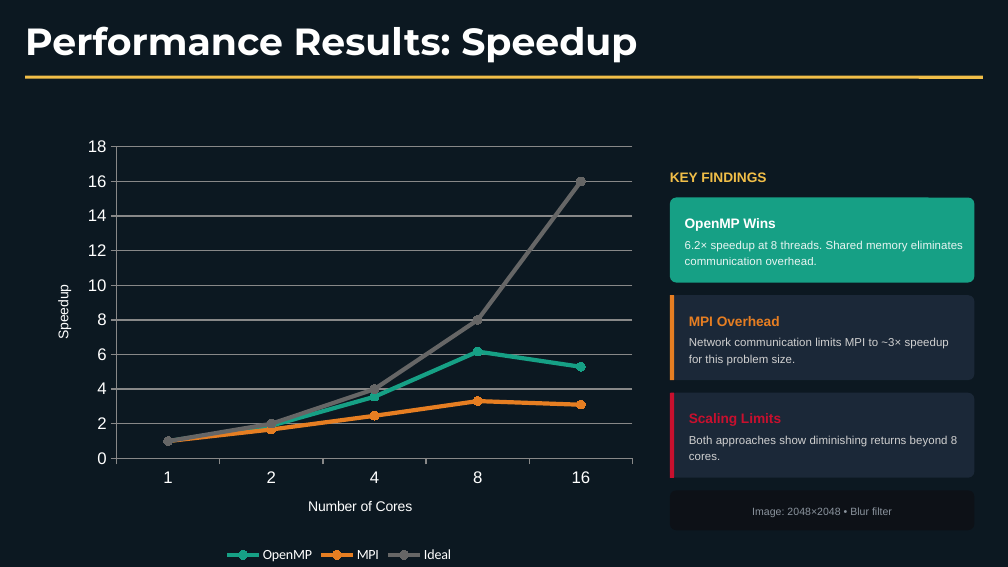
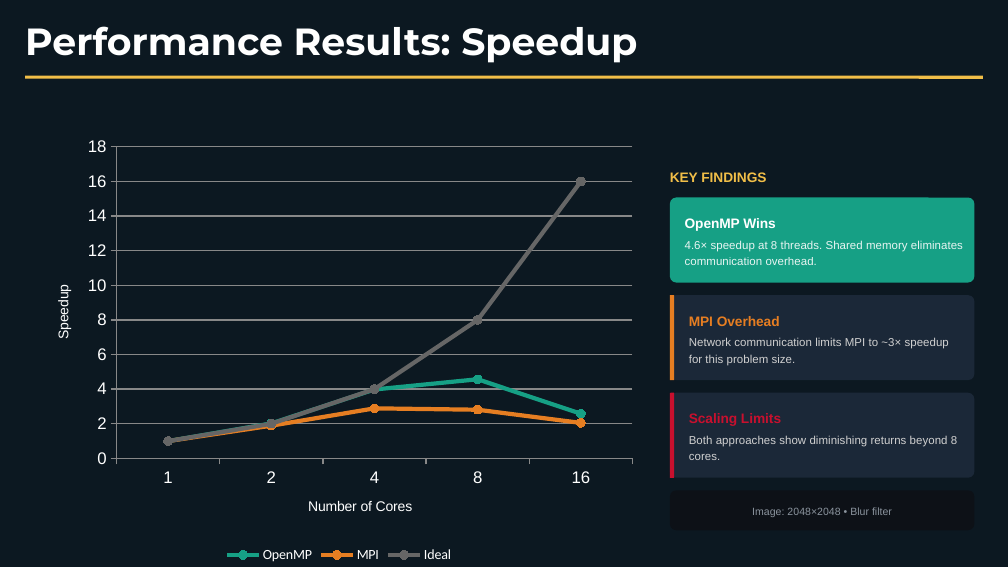
Before and after one commit to priedieux/HPC_Final_Proj, a slide deck: slide 5 of parallel_image_processing.pptx. Drawn at 1008x567 pixels with LibreOffice and Linux fonts; fonts in the diff are those of the drawing. Boxes give left, top, right and bottom in pixels: in the first picture for what was removed or moved away, otherwise in the second. Text is boxed around its words. In the diff, an @@ line names an element or a change of style, - is before the commit and + after.

```diff
--- a/parallel_image_processing.pptx
+++ b/parallel_image_processing.pptx
@@ line chart at box(33, 129, 644, 566) @@
-OpenMP: 1, 1.9, 3.6, 6.2, 5.3
+OpenMP: 1, 2, 4, 4.6, 2.6
-MPI: 1, 1.7, 2.5, 3.3, 3.1
+MPI: 1, 1.9, 2.9, 2.8, 2
@@ text at box(685, 240, 963, 265): text changed @@
-6.2× speedup at 8 threads. Shared memory eliminates communication overhead.
+4.6× speedup at 8 threads. Shared memory eliminates communication overhead.
```
Also in this commit, not shown: 3 other slides changed.
